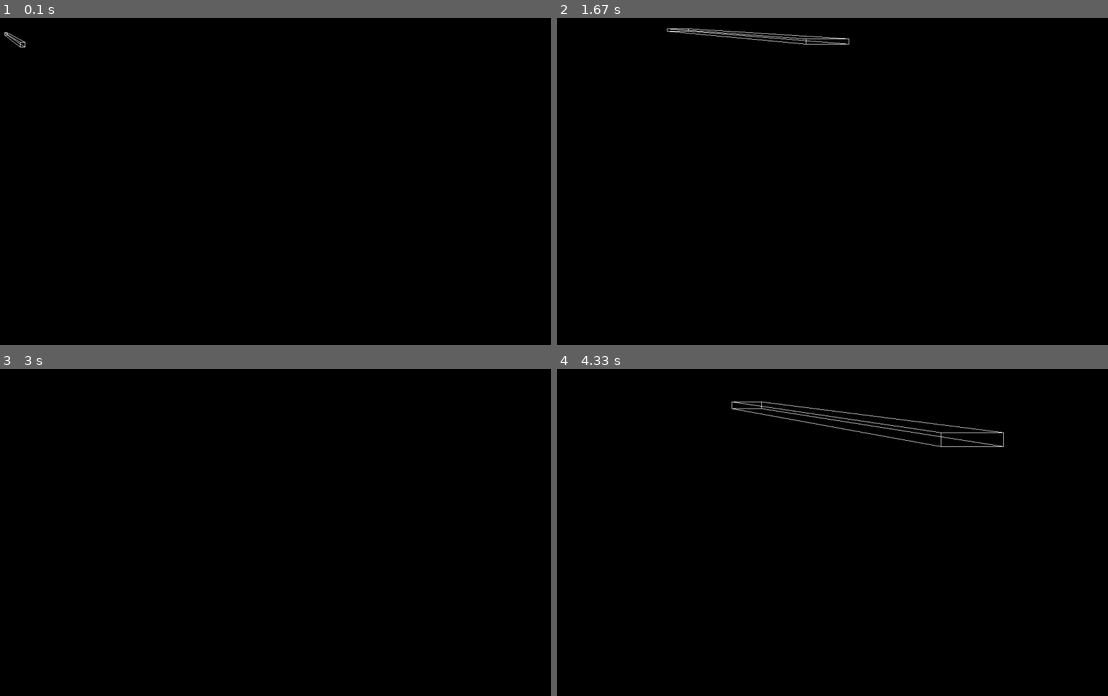
Above: before the commit, frames 1-4 (two rows, left to right).
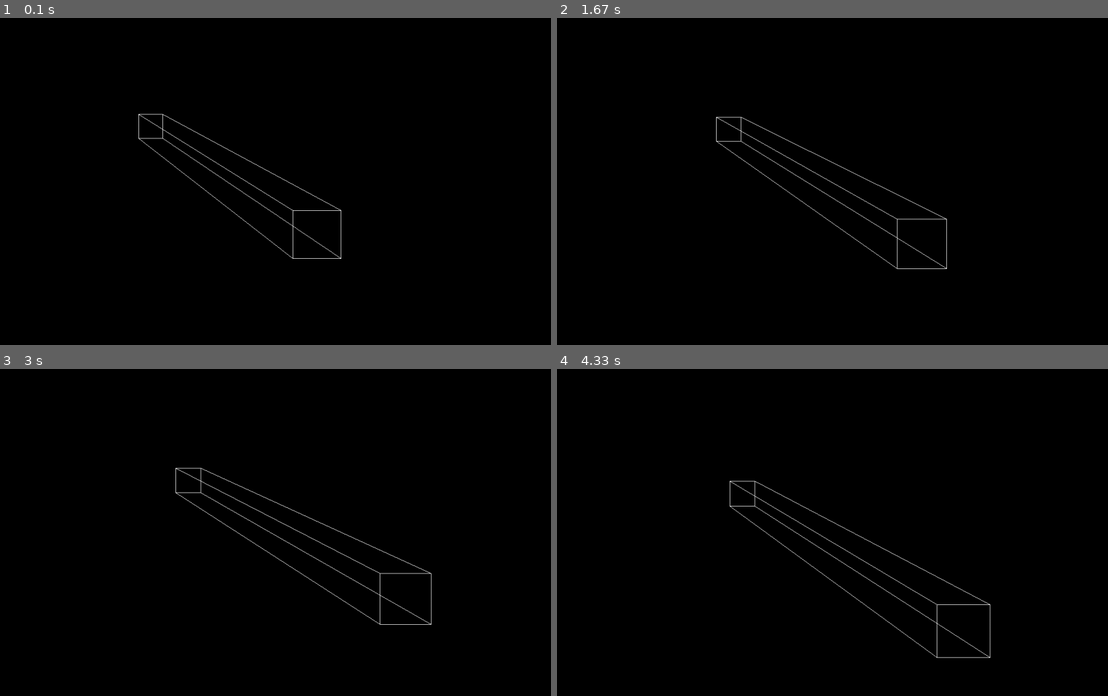
Above: after the commit, the same moments.

Repository: fusionzz/Python-Graphics
Game: pygame game, started from cube.py
The game is run twice, just before and just after one commit, with the same random seed, the same clock (stepped at 60 frames per second) and the same inputs.
Inputs:
- Up to frame 1 (0.1 s): no input
- Up to frame 2 (1.67 s): hold W 0.33-0.8 s; hold Right 0.33-0.8 s; hold D 0.83-1.3 s; hold Right 0.83-1.3 s; tap J at 0.9, 1.2, 1.4 s; tap U at 0.98 s; hold S from 1.33 s (still down); hold Right from 1.33 s (still down); tap I at 1.48 s
- Up to frame 3 (3 s): tap J at 1.7, 1.9, 2.2, 2.4, 2.73 s; release S at 1.8 s; release Right at 1.8 s; hold Right 1.83-2.3 s; hold Up 2.33-2.63 s; tap U at 2.48 s; hold Right from 2.67 s (still down); tap I at 2.82 s
- Up to frame 4 (4.33 s): tap J at 3.03, 3.23, 3.53, 3.8, 4.13 s; release Right at 3.13 s; hold Left 3.17-3.7 s; hold A 3.73-4.03 s; hold Down 3.73-4.03 s; tap U at 3.88 s; hold Down from 4.07 s (still down); tap I at 4.22 s

The runs differ from the first frame. In frame 1, 0.6% of the frame differs, in the area x 0-62%, y 4-74%; in frame 2, 1.1%; in frame 3, 0.7%; in frame 4, 1.4%, in the area x 31-82%, y 9-89%.

Commit message:
wiki version

Diff:
--- a/cube.py
+++ b/cube.py
@@ -86,6 +86,26 @@
 
         return (new_x, new_y)
 
+    #version3
+    def wiki3d(point_coords, camera_coords, camera_distance):
+        a_x = point_coords[0]
+        a_y = point_coords[1]
+        a_z = point_coords[2]
+
+        c_x = camera_coords[0]
+        c_y = camera_coords[1]
+        c_z = camera_coords[2]
+
+        d_x = a_x - c_x
+        d_y = a_y - c_y
+        d_z = a_z - c_z
+
+        b_x = (camera_distance/d_z) * d_x
+        b_y = (camera_distance/d_z) * d_y
+
+        return (b_x, b_y)
+
+    #version1
     new_a = perspective_projection(a, distance_to_camera)
     new_b = perspective_projection(b, distance_to_camera)
     new_c = perspective_projection(c, distance_to_camera)
@@ -95,6 +115,7 @@
     new_g = perspective_projection(g, distance_to_camera)
     new_h = perspective_projection(h, distance_to_camera)
 
+    #version2
     f_x, f_y, c_x, c_y = 10,10,10,10
     newnew_a = to_3d(a, f_x, f_y, c_x, c_y)
     newnew_b = to_3d(b, f_x, f_y, c_x, c_y)
@@ -104,6 +125,21 @@
     newnew_f = to_3d(f, f_x, f_y, c_x, c_y)
     newnew_g = to_3d(g, f_x, f_y, c_x, c_y)
     newnew_h = to_3d(h, f_x, f_y, c_x, c_y)
+
+    #version3
+    camera_x = 0
+    camera_y = 0
+    camera_z = 0
+    camera_coords = (camera_x, camera_y, camera_z)
+    camera_distance = 100
+    newnewnew_a = wiki3d(a, camera_coords, camera_distance)
+    newnewnew_b = wiki3d(b, camera_coords, camera_distance)
+    newnewnew_c = wiki3d(c, camera_coords, camera_distance)
+    newnewnew_d = wiki3d(d, camera_coords, camera_distance)
+    newnewnew_e = wiki3d(e, camera_coords, camera_distance)
+    newnewnew_f = wiki3d(f, camera_coords, camera_distance)
+    newnewnew_g = wiki3d(g, camera_coords, camera_distance)
+    newnewnew_h = wiki3d(h, camera_coords, camera_distance)
 
 
     run = True
@@ -128,23 +164,24 @@
         # if keys[pygame.K_RIGHT]:
         #     x += 1
 
+        #version2 keys
         keys = pygame.key.get_pressed()
-        if keys[pygame.K_UP]:
-            f_y -= 1
-        if keys[pygame.K_DOWN]:
-            f_y += 1
-        if keys[pygame.K_LEFT]:
-            f_x -= 1
-        if keys[pygame.K_RIGHT]:
-            f_x += 1
-        if keys[pygame.K_w]:
-            c_y -= 1
-        if keys[pygame.K_s]:
-            c_y += 1
-        if keys[pygame.K_d]:
-            c_x -= 1
-        if keys[pygame.K_a]:
-            c_x += 1
+        # if keys[pygame.K_UP]:
+        #     f_y -= 1
+        # if keys[pygame.K_DOWN]:
+        #     f_y += 1
+        # if keys[pygame.K_LEFT]:
+        #     f_x -= 1
+        # if keys[pygame.K_RIGHT]:
+        #     f_x += 1
+        # if keys[pygame.K_w]:
+        #     c_y -= 1
+        # if keys[pygame.K_s]:
+        #     c_y += 1
+        # if keys[pygame.K_d]:
+        #     c_x -= 1
+        # if keys[pygame.K_a]:
+        #     c_x += 1
         if keys[pygame.K_i]:
             z_start -= 1
             if z_start <= 1:
@@ -159,6 +196,24 @@
             y_start -= 1
         if keys[pygame.K_j]:
             y_start += 1
+        if keys[pygame.K_UP]:
+            camera_y += 1
+        if keys[pygame.K_DOWN]:
+            camera_y -= 1
+        if keys[pygame.K_LEFT]:
+            camera_x += 1
+        if keys[pygame.K_RIGHT]:
+            camera_x -= 1
+        if keys[pygame.K_w]:
+            c_y -= 1
+        if keys[pygame.K_s]:
+            c_y += 1
+        if keys[pygame.K_d]:
+            c_x -= 1
+        if keys[pygame.K_a]:
+            c_x += 1
+
+        camera_coords = (camera_x, camera_y, camera_z)
 
         c = (x_start, y_start, z_start)
         d = (x_start + side, y_start, z_start)
@@ -186,6 +241,15 @@
         newnew_f = to_3d(f, f_x, f_y, c_x, c_y)
         newnew_g = to_3d(g, f_x, f_y, c_x, c_y)
         newnew_h = to_3d(h, f_x, f_y, c_x, c_y)
+
+        newnewnew_a = wiki3d(a, camera_coords, camera_distance)
+        newnewnew_b = wiki3d(b, camera_coords, camera_distance)
+        newnewnew_c = wiki3d(c, camera_coords, camera_distance)
+        newnewnew_d = wiki3d(d, camera_coords, camera_distance)
+        newnewnew_e = wiki3d(e, camera_coords, camera_distance)
+        newnewnew_f = wiki3d(f, camera_coords, camera_distance)
+        newnewnew_g = wiki3d(g, camera_coords, camera_distance)
+        newnewnew_h = wiki3d(h, camera_coords, camera_distance)
 
         #version1 3d
         # pygame.draw.line(screen, white, new_a, new_b)
@@ -202,18 +266,32 @@
         # pygame.draw.line(screen, white, new_g, new_h)
 
         #version2 3d
-        pygame.draw.line(screen, white, newnew_a, newnew_b)
-        pygame.draw.line(screen, white, newnew_a, newnew_c)
-        pygame.draw.line(screen, white, newnew_a, newnew_e)
-        pygame.draw.line(screen, white, newnew_b, newnew_d)
-        pygame.draw.line(screen, white, newnew_b, newnew_f)
-        pygame.draw.line(screen, white, newnew_c, newnew_d)
-        pygame.draw.line(screen, white, newnew_c, newnew_g)
-        pygame.draw.line(screen, white, newnew_d, newnew_h)
-        pygame.draw.line(screen, white, newnew_e, newnew_f)
-        pygame.draw.line(screen, white, newnew_e, newnew_g)
-        pygame.draw.line(screen, white, newnew_f, newnew_h)
-        pygame.draw.line(screen, white, newnew_g, newnew_h)
+        # pygame.draw.line(screen, white, newnew_a, newnew_b)
+        # pygame.draw.line(screen, white, newnew_a, newnew_c)
+        # pygame.draw.line(screen, white, newnew_a, newnew_e)
+        # pygame.draw.line(screen, white, newnew_b, newnew_d)
+        # pygame.draw.line(screen, white, newnew_b, newnew_f)
+        # pygame.draw.line(screen, white, newnew_c, newnew_d)
+        # pygame.draw.line(screen, white, newnew_c, newnew_g)
+        # pygame.draw.line(screen, white, newnew_d, newnew_h)
+        # pygame.draw.line(screen, white, newnew_e, newnew_f)
+        # pygame.draw.line(screen, white, newnew_e, newnew_g)
+        # pygame.draw.line(screen, white, newnew_f, newnew_h)
+        # pygame.draw.line(screen, white, newnew_g, newnew_h)
+
+        #version3
+        pygame.draw.line(screen, white, newnewnew_a, newnewnew_b)
+        pygame.draw.line(screen, white, newnewnew_a, newnewnew_c)
+        pygame.draw.line(screen, white, newnewnew_a, newnewnew_e)
+        pygame.draw.line(screen, white, newnewnew_b, newnewnew_d)
+        pygame.draw.line(screen, white, newnewnew_b, newnewnew_f)
+        pygame.draw.line(screen, white, newnewnew_c, newnewnew_d)
+        pygame.draw.line(screen, white, newnewnew_c, newnewnew_g)
+        pygame.draw.line(screen, white, newnewnew_d, newnewnew_h)
+        pygame.draw.line(screen, white, newnewnew_e, newnewnew_f)
+        pygame.draw.line(screen, white, newnewnew_e, newnewnew_g)
+        pygame.draw.line(screen, white, newnewnew_f, newnewnew_h)
+        pygame.draw.line(screen, white, newnewnew_g, newnewnew_h)
 
         pygame.display.update()
 
